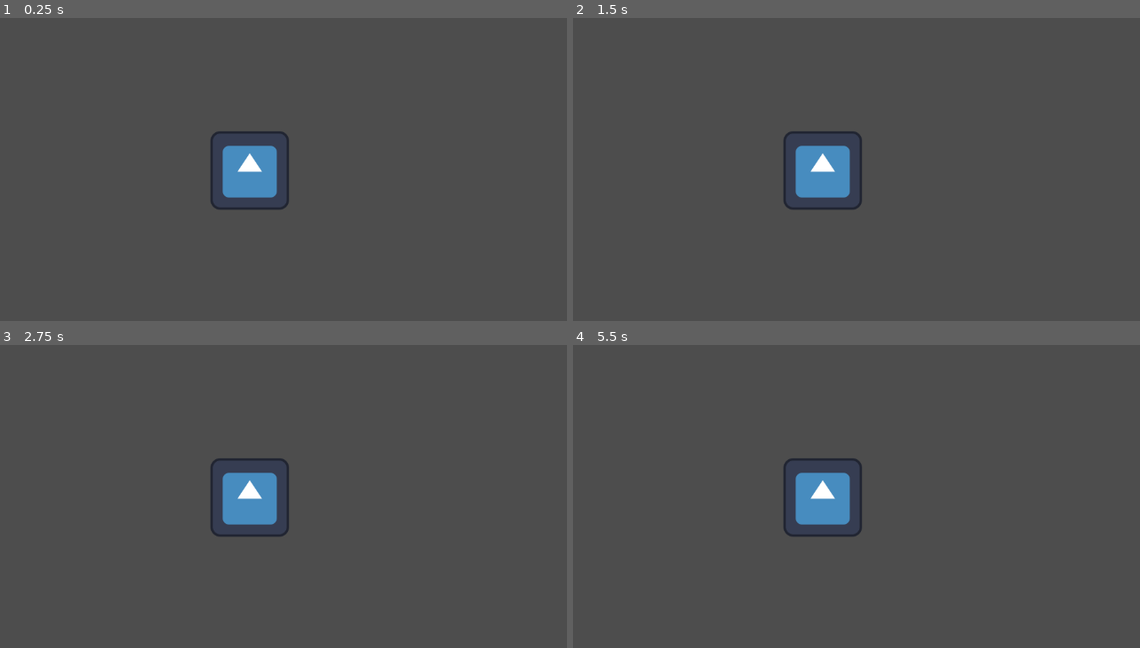
Above: before the commit, frames 1-4 (two rows, left to right).
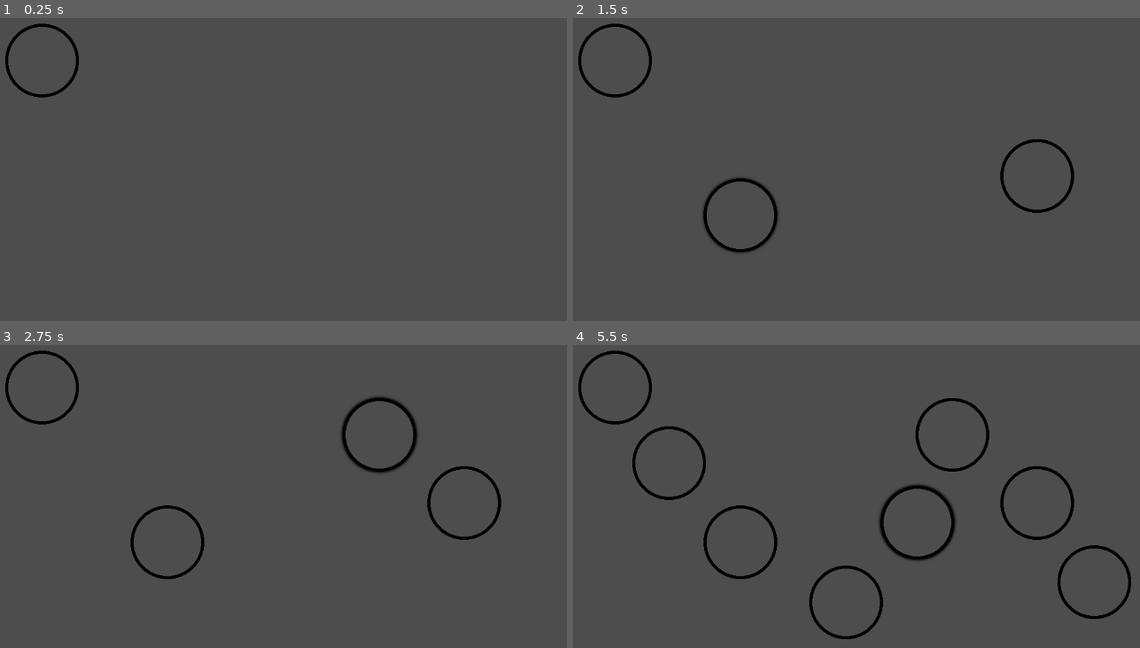
Above: after the commit, the same moments.

Repository: eKiepuszewskiTUE/TrafficBeepBeep
Game: Godot game, scene res://Main.tscn
Same seed, same stepped clock (60 frames per second), same inputs: the game is played once before the commit and once after it. Before the commit the project has no main scene; this scene is started directly in both runs. The engine's default icon, where the game draws it, is replaced by a stand-in: a white triangle on a blue panel in a dark square.
Inputs (mouse positions are in pixels of both pictures, inside the frame that each line leads up to):
- Up to frame 1 (0.25 s): no input
- Up to frame 2 (1.5 s): tap Enter at 0.5 s; move the mouse to (1037, 175) at 0.52 s; click (1037, 175) at 0.67 s; tap Space at 1.25 s; move the mouse to (737, 214) at 1.27 s; click (737, 214) at 1.42 s
- Up to frame 3 (2.75 s): tap Enter at 2 s; move the mouse to (379, 435) at 2.02 s; click (379, 435) at 2.17 s
- Up to frame 4 (5.5 s): tap Space at 2.75, 4.25 s; move the mouse to (845, 602) at 2.77 s; click (845, 602) at 2.92 s; tap Enter at 3.5 s; move the mouse to (1094, 581) at 3.52 s; click (1094, 581) at 3.67 s; move the mouse to (669, 463) at 4.27 s; click (669, 463) at 4.42 s; move the mouse to (918, 523) at 5.02 s; click (918, 523) at 5.17 s

The runs differ from the first frame. In frame 1, 2.5% of the frame differs, in the area x 0-51%, y 1-64%; in frame 2, 3.5%; in frame 3, 4.0%; in frame 4, 5.7%, in the area x 0-99%, y 1-98%.

Commit message:
node creation test

Diff:
--- /dev/null
+++ b/Main.gd
@@ -0,0 +1,12 @@
+extends Node2D
+
+var graph_node = preload("res://graph_node.tscn") # change if directory changes
+
+# Called when the node enters the scene tree for the first time.
+func _ready():
+	pass # Replace with function body.
+
+
+# Called every frame. 'delta' is the elapsed time since the previous frame.
+func _process(delta):
+	pass
--- a/Main.tscn
+++ b/Main.tscn
@@ -1,9 +1,9 @@
-[gd_scene load_steps=2 format=3 uid="uid://dkrv6krnjtga1"]
+[gd_scene load_steps=3 format=3 uid="uid://dkrv6krnjtga1"]
 
-[ext_resource type="Texture2D" uid="uid://blkl88gut5ixy" path="res://icon.svg" id="1_5puka"]
+[ext_resource type="Script" path="res://Main.gd" id="1_4nbhc"]
+[ext_resource type="PackedScene" uid="uid://ch0ycup7mhpgr" path="res://graph.tscn" id="2_gq48g"]
 
-[node name="Node2D" type="Node2D"]
+[node name="MainScene" type="Node2D"]
+script = ExtResource("1_4nbhc")
 
-[node name="Icon" type="Sprite2D" parent="."]
-position = Vector2(480, 283)
-texture = ExtResource("1_5puka")
+[node name="Graph" parent="." instance=ExtResource("2_gq48g")]
--- /dev/null
+++ b/graph.gd
@@ -0,0 +1,21 @@
+extends Node2D
+
+var graph_node = preload("res://graph_node.tscn")
+var mouse_on_node : bool = false
+
+# Called when the node enters the scene tree for the first time.
+func _ready():
+	pass # Replace with function body.
+
+
+# Called every frame. 'delta' is the elapsed time since the previous frame.
+func _process(delta):
+	pass
+
+func _input(event):
+	# Mouse in viewport coordinates.
+	if (event is InputEventMouseButton) and (!mouse_on_node):
+		print("Mouse Click/Unclick at: ", event.position)
+		var graph_node_instance = graph_node.instantiate()
+		graph_node_instance.position = event.position
+		add_child(graph_node_instance)
--- /dev/null
+++ b/graph.tscn
@@ -0,0 +1,10 @@
+[gd_scene load_steps=3 format=3 uid="uid://ch0ycup7mhpgr"]
+
+[ext_resource type="Script" path="res://graph.gd" id="1_7are6"]
+[ext_resource type="PackedScene" uid="uid://ccu3gi61nw6tx" path="res://graph_node.tscn" id="2_oxag4"]
+
+[node name="Graph" type="Node2D"]
+script = ExtResource("1_7are6")
+
+[node name="GraphNode" parent="." instance=ExtResource("2_oxag4")]
+position = Vector2(142, 104)
--- /dev/null
+++ b/graph_node.gd
@@ -0,0 +1,36 @@
+extends Node2D
+
+@export var node_id : int
+@export var node_connections = []
+
+var circle_default = preload("res://sprites/circle.png")
+var circle_highlighted = preload("res://sprites/circle_highlighted.png")
+var clicked : bool = false
+
+func _ready():
+	$Sprite2D.texture = circle_default
+	print("Graph node created")
+
+func _process(delta):
+	pass
+
+# adds a new node connection
+# @param next_node_id : node id of the node to connect to
+func add_node_connection(next_node_id):
+	node_connections += [next_node_id]
+	pass
+
+# checks if mouse is clicked on node
+func _on_area_2d_input_event(viewport, event, shape_idx):
+	if event is InputEventMouseButton:
+		if (event.pressed):
+			print(node_id,  "clicked")
+
+# if mouse is hovering about object
+func _on_area_2d_mouse_entered():
+	$Sprite2D.texture = circle_highlighted
+
+# if mouse exited the object
+func _on_area_2d_mouse_exited():
+	if (!clicked):
+		$Sprite2D.texture = circle_default
--- /dev/null
+++ b/graph_node.tscn
@@ -0,0 +1,23 @@
+[gd_scene load_steps=4 format=3 uid="uid://ccu3gi61nw6tx"]
+
+[ext_resource type="Script" path="res://graph_node.gd" id="1_4y7ur"]
+[ext_resource type="Texture2D" uid="uid://d3cp1tf3b1ow6" path="res://sprites/circle.png" id="2_n8tjj"]
+
+[sub_resource type="CircleShape2D" id="CircleShape2D_var20"]
+radius = 61.0082
+
+[node name="GraphNode" type="Node2D"]
+script = ExtResource("1_4y7ur")
+
+[node name="Sprite2D" type="Sprite2D" parent="."]
+scale = Vector2(0.1, 0.1)
+texture = ExtResource("2_n8tjj")
+
+[node name="Area2D" type="Area2D" parent="."]
+
+[node name="CollisionShape2D" type="CollisionShape2D" parent="Area2D"]
+shape = SubResource("CircleShape2D_var20")
+
+[connection signal="input_event" from="Area2D" to="." method="_on_area_2d_input_event"]
+[connection signal="mouse_entered" from="Area2D" to="." method="_on_area_2d_mouse_entered"]
+[connection signal="mouse_exited" from="Area2D" to="." method="_on_area_2d_mouse_exited"]
--- a/project.godot
+++ b/project.godot
@@ -11,6 +11,7 @@
 [application]
 
 config/name="TrafficManagement"
+run/main_scene="res://Main.tscn"
 config/features=PackedStringArray("4.2", "GL Compatibility")
 config/icon="res://icon.svg"
 
Binary file added: sprites/circle.png
Not shown, added: sprites/circle.png.import
Binary file added: sprites/circle_highlighted.png
Not shown, added: sprites/circle_highlighted.png.import
